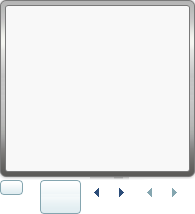
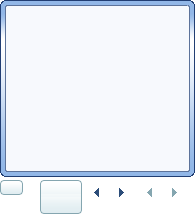
The second 195 × 214 image is a revision of the first. Changes to its layers:
moved "图层 2" above "图层 1", painted on it over bbox(0, 0, 195, 197)
removed layer "图层 8" over bbox(77, 180, 81, 214)
removed layer "图层 6" over bbox(0, 0, 195, 180)
renamed "图层 3 副本" to "图层 1", painted on it over bbox(0, 176, 191, 214)
